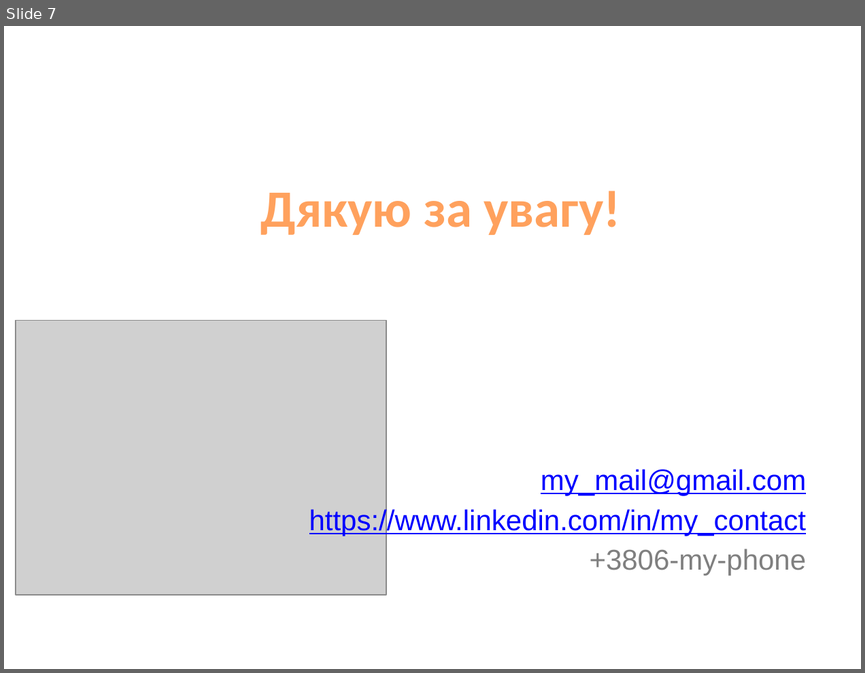
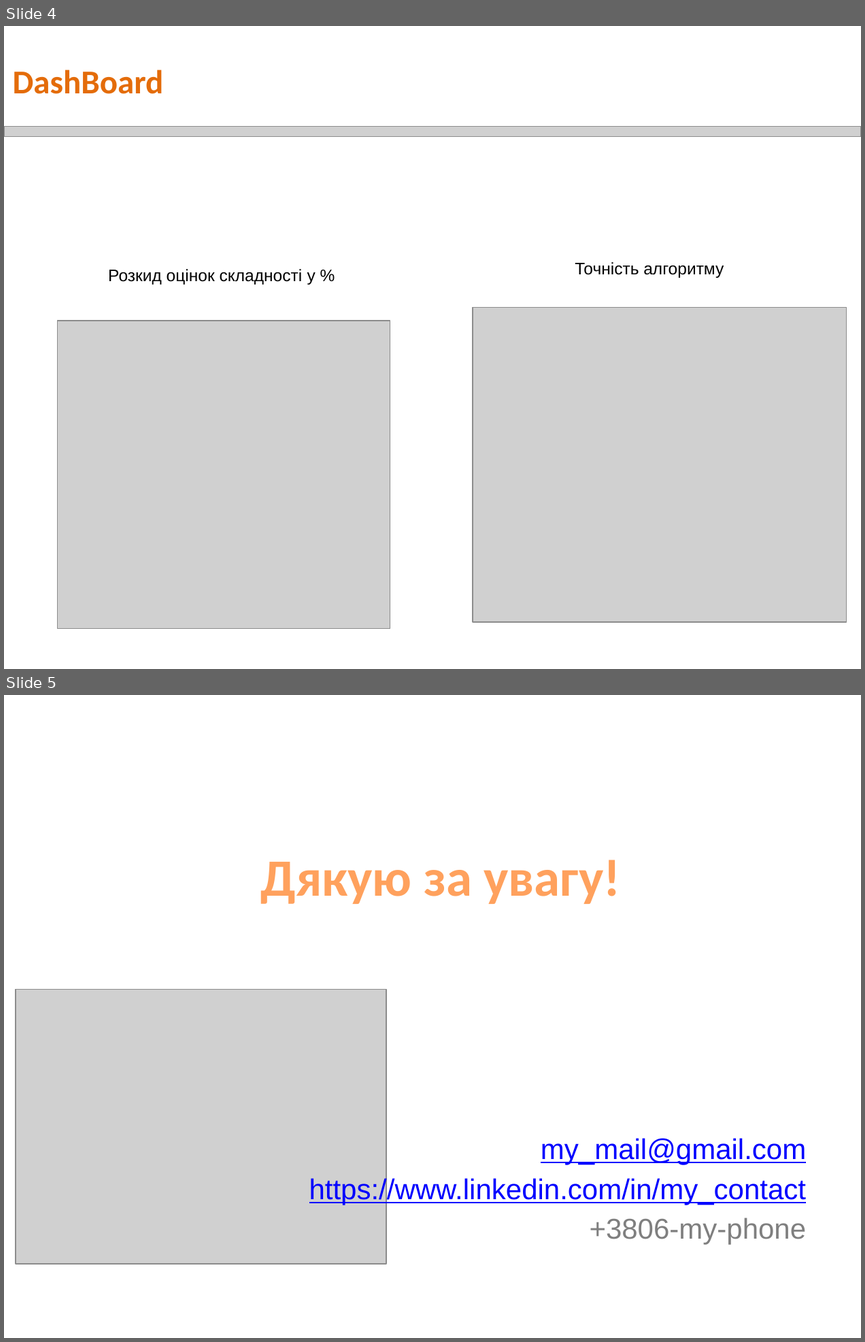
Before and after one commit to SergyMirko/Automation_enterprise_analysis, a slide deck: Презентація.pptx. Shown one above the other, each under a label of ours: slide 7 before the commit, slides 4 and 5 after it. The pictures are 865x673 and 865x1342 pixels, drawn with LibreOffice and Linux fonts; fonts in the diff are those of the drawing; grey boxes stand for pictures. Boxes give left, top, right and bottom in pixels: in the first picture for what was removed or moved away, otherwise in the second. Text is boxed around its words. In the diff, an @@ line names an element or a change of style, - is before the commit and + after.

```diff
--- a/Презентація.pptx
+++ b/Презентація.pptx
@@ slide 4 added at [4, 26, 861, 669], background #FFFFFF @@
@@ title added at [13, 70, 164, 94], 28 pt, text #E46C0A, bold @@
+DashBoard
@@ picture added at [4, 126, 861, 137] @@
@@ text added at [108, 269, 315, 284], 14 pt, text #000000 @@
+Розкид оцінок складності у %
@@ text added at [575, 262, 723, 278], 14 pt, text #000000 @@
+Точність алгоритму
@@ picture added at [473, 307, 847, 622] @@
@@ picture added at [57, 320, 390, 628] @@
@@ what was slide 7 is now slide 5 @@
```
Also in this commit, not shown: 3 slides changed, 3 slides removed, 1 other file.
